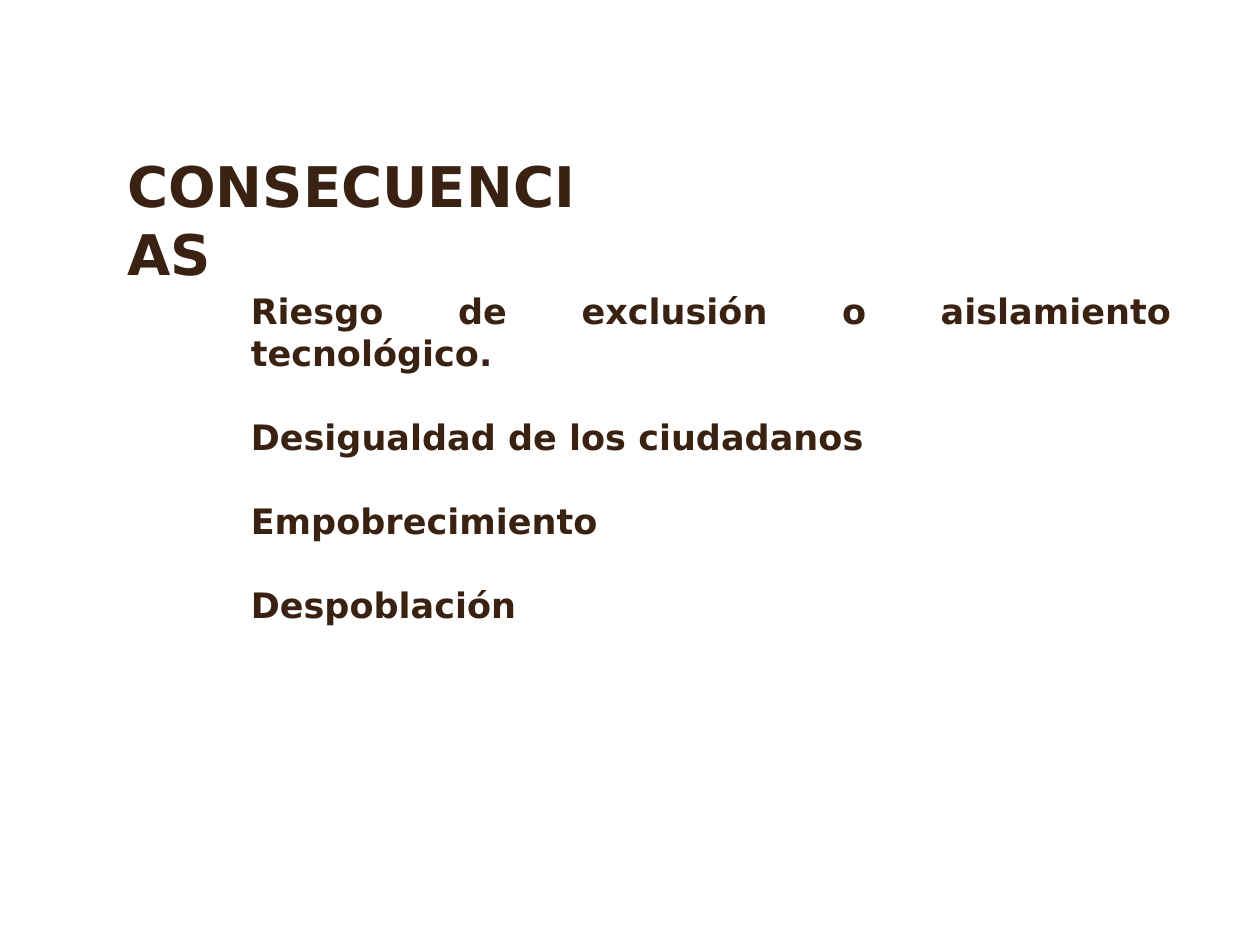
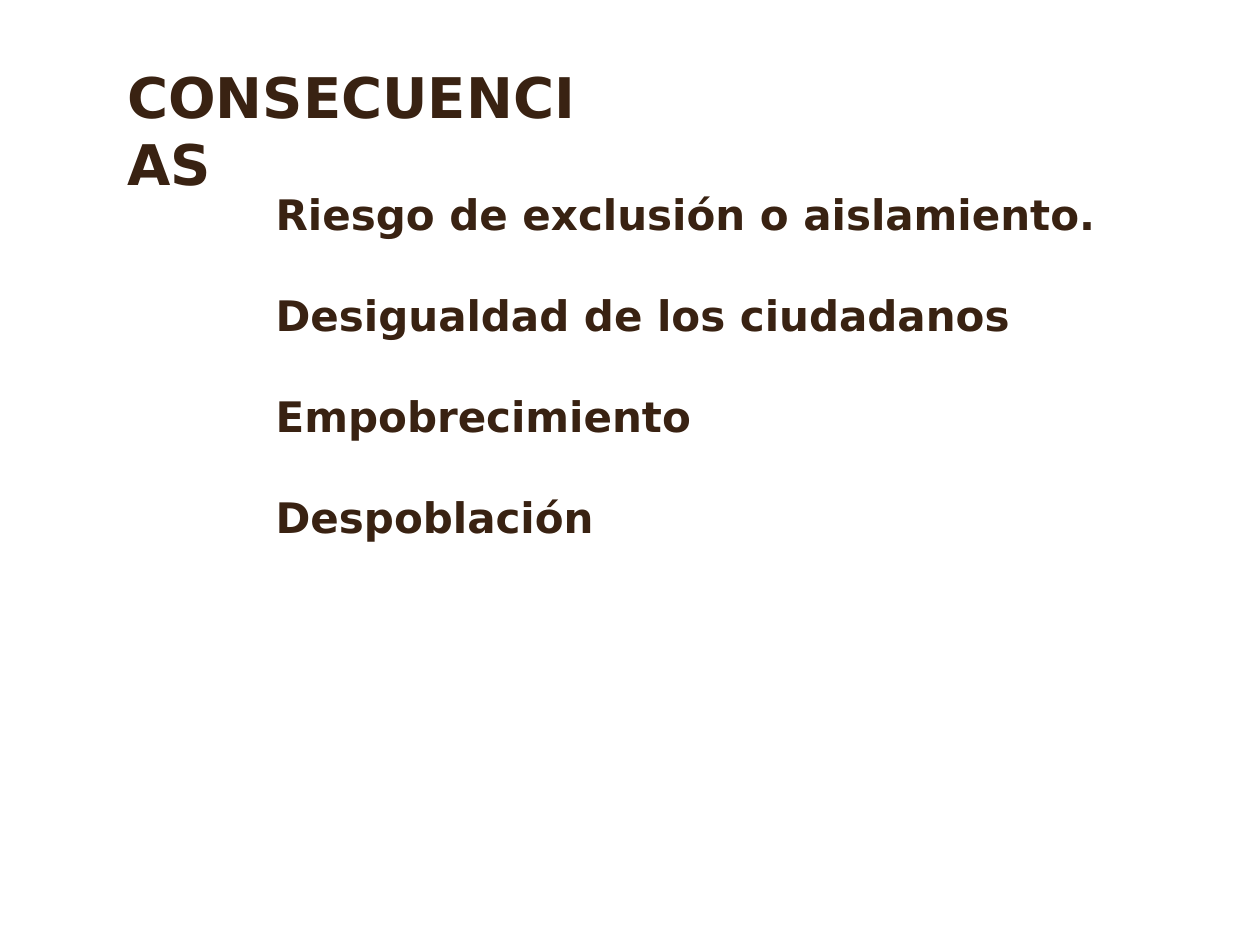
Before and after one commit to vicrosa25/trabajoTIS, a slide deck: slide 8 of Para enviar/presentación.ppt. Drawn at 1260x945 pixels with LibreOffice and Linux fonts; fonts in the diff are those of the drawing; background and template pictures are left out. Boxes give left, top, right and bottom in pixels: in the first picture for what was removed or moved away, otherwise in the second. Text is boxed around its words. In the diff, an @@ line names an element or a change of style, - is before the commit and + after.

```diff
--- a/Para enviar/presentación.ppt
+++ b/Para enviar/presentación.ppt
@@ text "CONSECUENCIAS" moved from (x1=115, y1=145, x2=610, y2=226) to (x1=115, y1=57, x2=610, y2=137) @@
@@ text "Riesgo de exclusión o aislamiento." moved from (x1=251, y1=296, x2=1171, y2=626) to (x1=276, y1=196, x2=1095, y2=542) @@
@@ text at (x1=276, y1=196, x2=1095, y2=239): text changed; size 20 to 24 pt @@
-Riesgo de exclusión o aislamiento tecnológico.
+Riesgo de exclusión o aislamiento.
@@ text at (x1=276, y1=299, x2=1010, y2=542): size 20 to 24 pt in "Desigualdad de los ciudadanos", "Empobrecimiento", "Despoblación" @@
```
Also in this commit, not shown: 14 other slides changed, 2 slides added.
